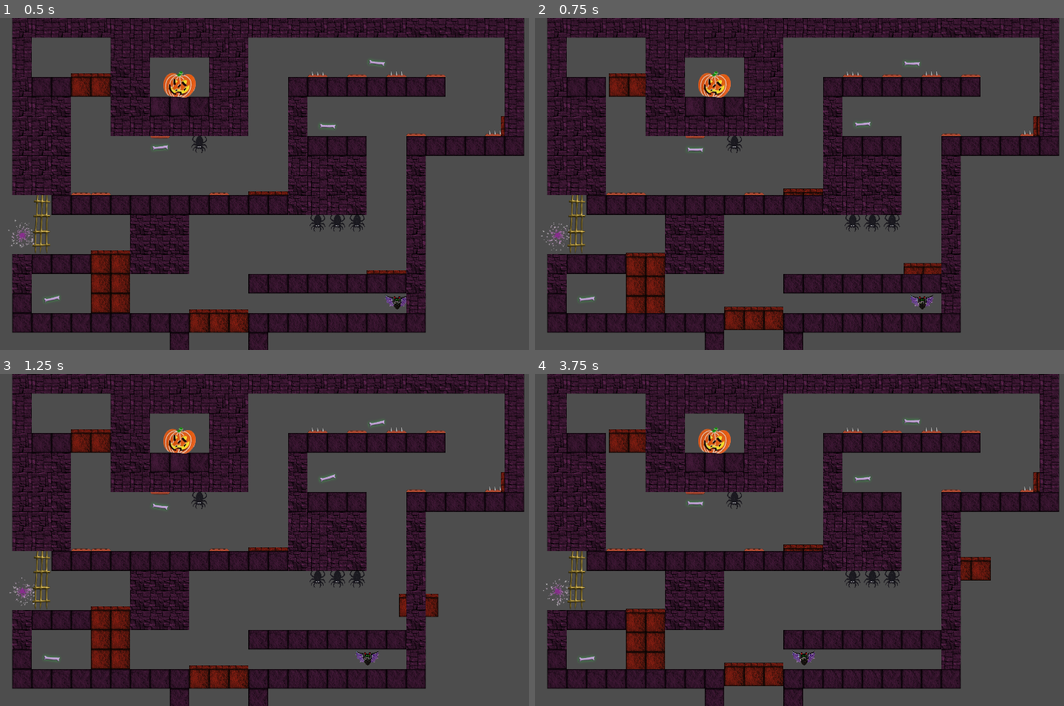
Above: before the commit, frames 1-4 (two rows, left to right).
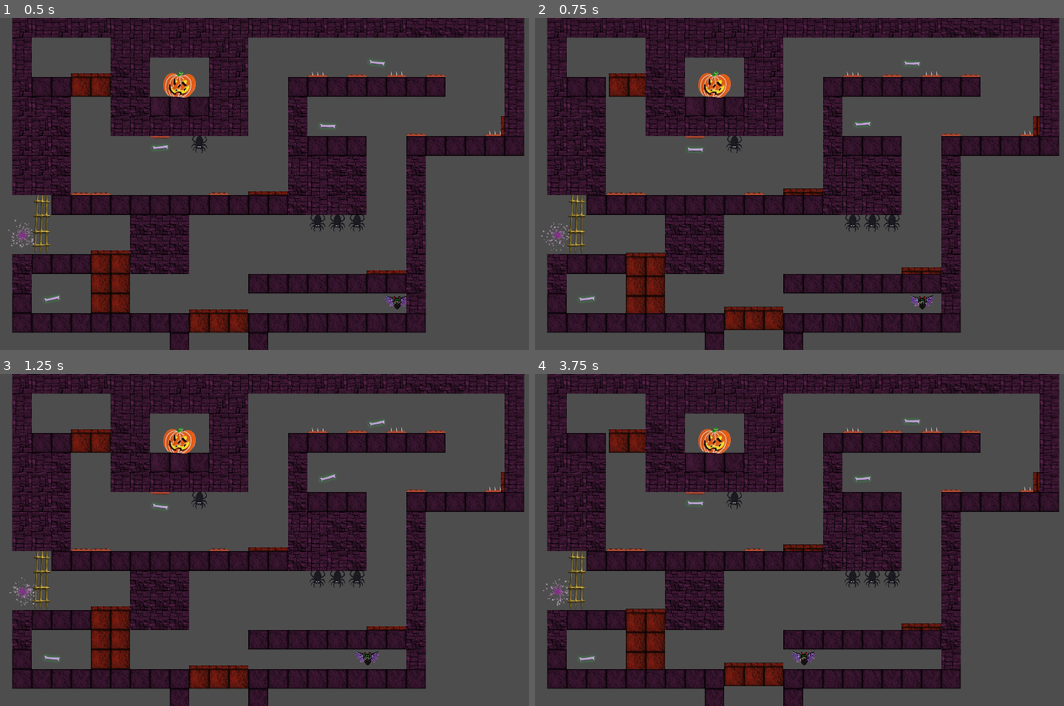
Above: after the commit, the same moments.

Repository: Drew-Wagner/Spectros
Game: Godot game, scene res://scenes/levels/Level4.tscn
The game is run twice, just before and just after one commit, with the same random seed, the same clock (stepped at 60 frames per second) and the same inputs. This scene is started directly instead of the project's main scene.
Inputs:
- Up to frame 1 (0.5 s): no input
- Up to frame 2 (0.75 s): tap Space (toggle) at 0.6 s
- Up to frame 3 (1.25 s): no input
- Up to frame 4 (3.75 s): tap Space (toggle) every 0.75 s from 1.35 to 3.6 s

Frame 1 is identical in both runs. In frame 2, 0.2% of the frame differs, in the area x 69-77%, y 73-78%; in frame 3, 0.3%; in frame 4, 0.6%, in the area x 69-87%, y 55-78%.

Commit message:
fix broken platform in level 4

Diff:
--- a/scenes/levels/Level4.tscn
+++ b/scenes/levels/Level4.tscn
@@ -130,7 +130,7 @@
 position = Vector2(1344, 864)
 is_autonomous = false
 is_toggleable = true
-waypoints = Array[Vector2]([Vector2(0, 0), Vector2(0, -7), Vector2(8, -7)])
+waypoints = Array[Vector2]([Vector2(0, 0), Vector2(0, -7)])
 texture = ExtResource("13_k8utg")
 top_texture = ExtResource("14_htp2h")
 
